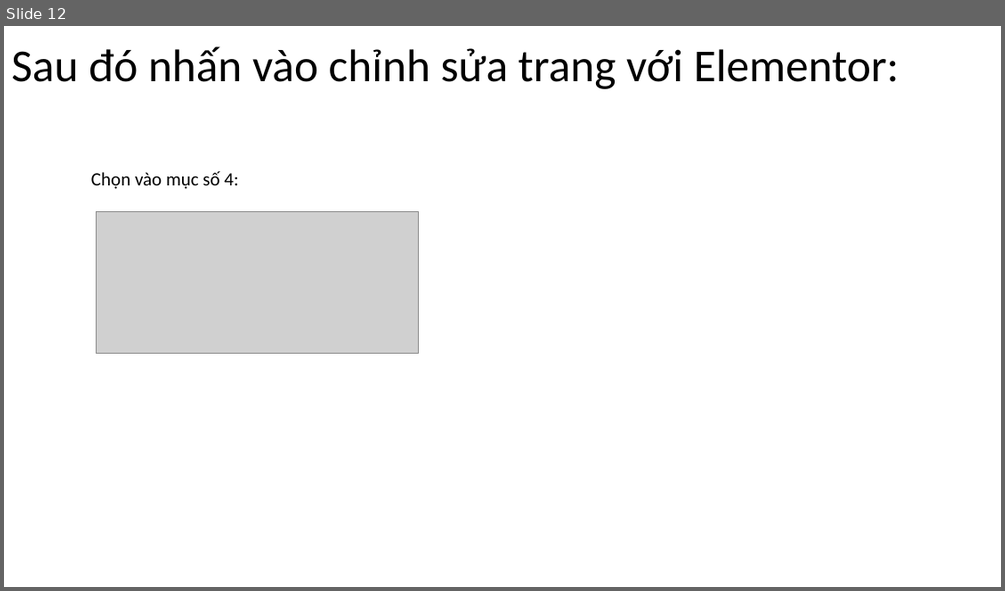
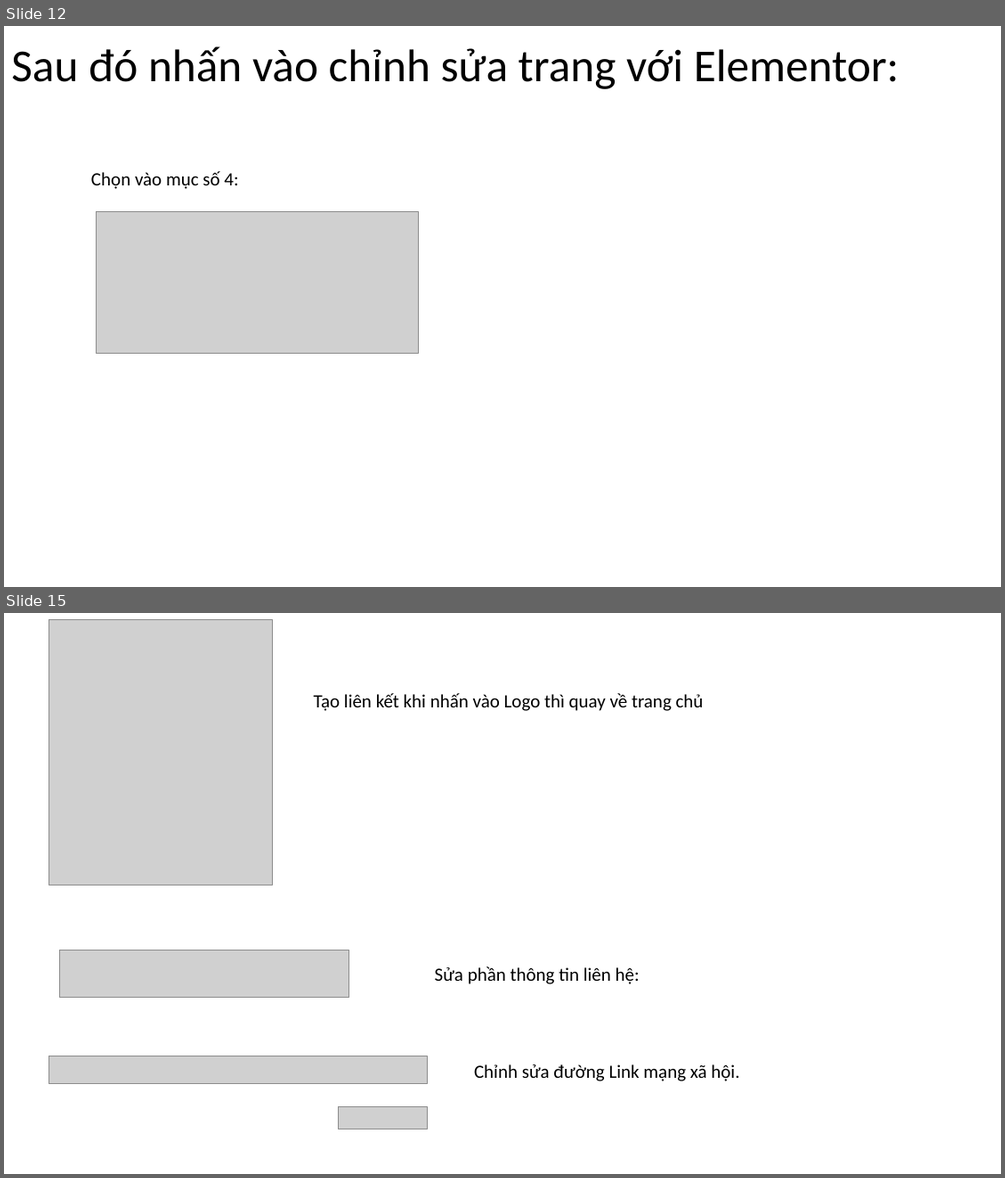
Before and after one commit to DangVanDoan05/WordPress, a slide deck: Thiết kế WebSite bán hàng.pptx. Shown one above the other, each under a label of ours: slide 12 before the commit, slides 12 and 15 after it; the slides between them are not shown. The pictures are 1005x591 and 1005x1178 pixels, drawn with LibreOffice and Linux fonts; fonts in the diff are those of the drawing; grey boxes stand for pictures. Boxes give left, top, right and bottom in pixels: in the first picture for what was removed or moved away, otherwise in the second. Text is boxed around its words. In the diff, an @@ line names an element or a change of style, - is before the commit and + after.

```diff
--- a/Thiết kế WebSite bán hàng.pptx
+++ b/Thiết kế WebSite bán hàng.pptx
@@ slide 15 added at (4,613,1001,1174), background #FFFFFF @@
@@ picture added at (48,620,273,884) @@
@@ text added at (314,693,704,711), 18 pt, text #000000 @@
+Tạo liên kết khi nhấn vào Logo thì quay về trang chủ
@@ picture added at (59,950,349,998) @@
@@ text added at (435,966,639,984), 18 pt, text #000000 @@
+Sửa phần thông tin liên hệ:
@@ picture added at (48,1056,428,1083) @@
@@ text added at (474,1064,739,1081), 18 pt, text #000000 @@
+Chỉnh sửa đường Link mạng xã hội.
@@ picture added at (339,1107,428,1129) @@
```
Also in this commit, not shown: 2 slides changed, 4 other slides added, 2 other files.
